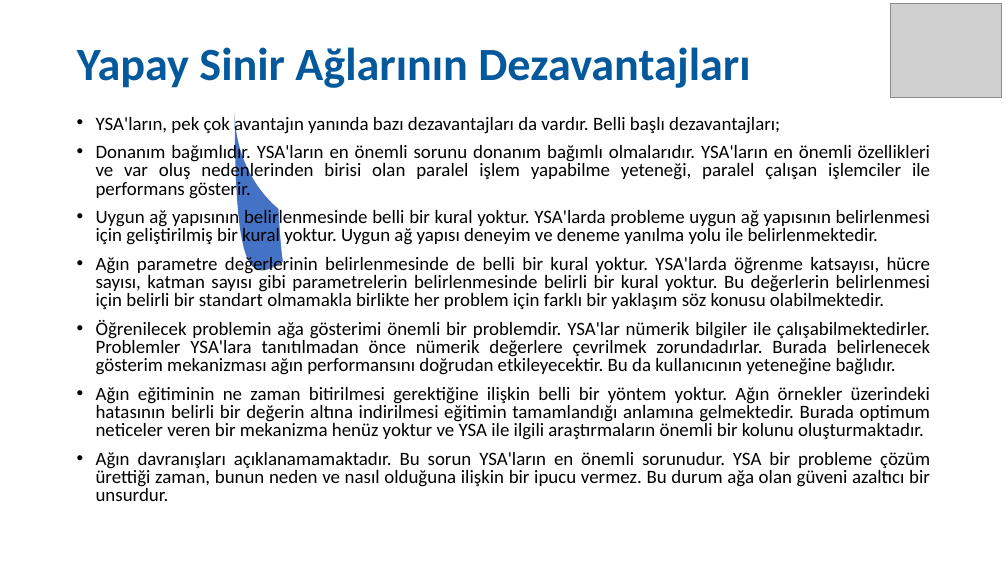
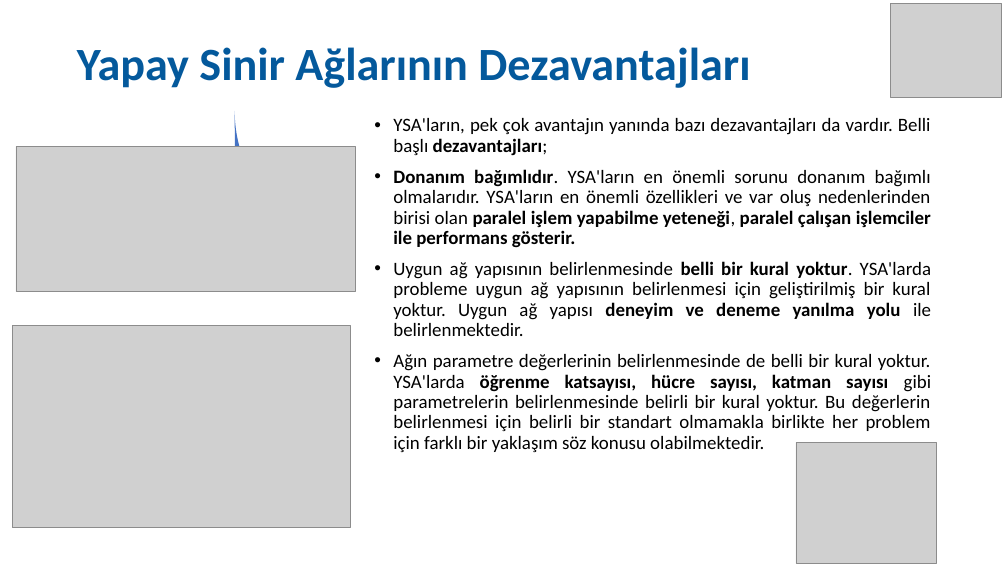
Before and after one commit to SevdanurGENC/Artificial-Neural-Networks-Lecture-Notes, a slide deck: slide 7 of Notes/01. Bolum - Yapay Sinir Aglari.ppt. Drawn at 1008x567 pixels with LibreOffice and Linux fonts; fonts in the diff are those of the drawing; grey boxes stand for pictures. Boxes give left, top, right and bottom in pixels: in the first picture for what was removed or moved away, otherwise in the second. Text is boxed around its words. In the diff, an @@ line names an element or a change of style, - is before the commit and + after.

```diff
--- a/Notes/01. Bolum - Yapay Sinir Aglari.ppt
+++ b/Notes/01. Bolum - Yapay Sinir Aglari.ppt
@@ text "YSA'ların, pek çok avantajın yanında ...": place and size @@
-text "YSA'ların, pek çok avantajın yanında ..." at [96, 115, 931, 501]
+text "YSA'ların, pek çok avantajın yanında ..." at [393, 118, 931, 452]
@@ text "YSA'ların, pek çok avantajın yanında ..." at [393, 118, 931, 452]: bold on in "dezavantajları;", "Donanım bağımlıdır. paralel işlem yapabilme yeteneği, parale ...", "belli bir kural yoktur. deneyim ve deneme ...", "öğrenme katsayısı, hücre sayısı, katman sayısı"; line spacing 0.8 to 0.9 @@
@@ picture added at [16, 147, 355, 292] @@
@@ picture added at [12, 325, 350, 527] @@
@@ text at [96, 320, 931, 501]: paragraphs removed @@
-• Öğrenilecek problemin ağa gösterimi önemli bir problemdir. YSA'lar nümerik bilgiler ile çalışabilmektedirler. Problemler YSA'lara tanıtılmadan önce nümerik değerlere çevrilmek zorundadırlar. Burada belirlenecek gösterim mekanizması ağın performansını doğrudan etkileyecektir. Bu da kullanıcının yeteneğine bağlıdır.
-• Ağın eğitiminin ne zaman bitirilmesi gerektiğine ilişkin belli bir yöntem yoktur. Ağın örnekler üzerindeki hatasının belirli bir değerin altına indirilmesi eğitimin tamamlandığı anlamına gelmektedir. Burada optimum neticeler veren bir mekanizma henüz yoktur ve YSA ile ilgili araştırmaların önemli bir kolunu oluşturmaktadır.
-• Ağın davranışları açıklanamamaktadır. Bu sorun YSA'ların en önemli sorunudur. YSA bir probleme çözüm ürettiği zaman, bunun neden ve nasıl olduğuna ilişkin bir ipucu vermez. Bu durum ağa olan güveni azaltıcı bir unsurdur.
@@ picture added at [796, 442, 936, 563] @@
```
Also in this commit, not shown: 20 other slides changed, 1 slide added.
